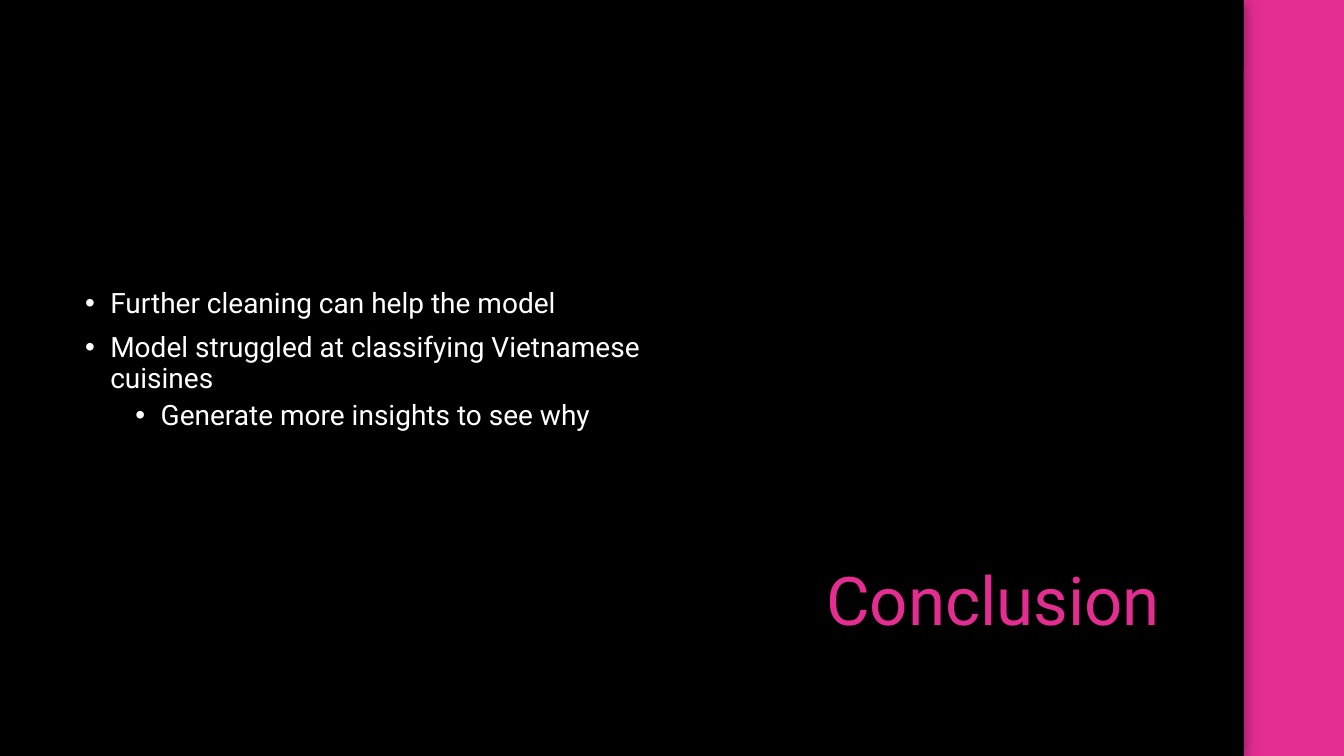
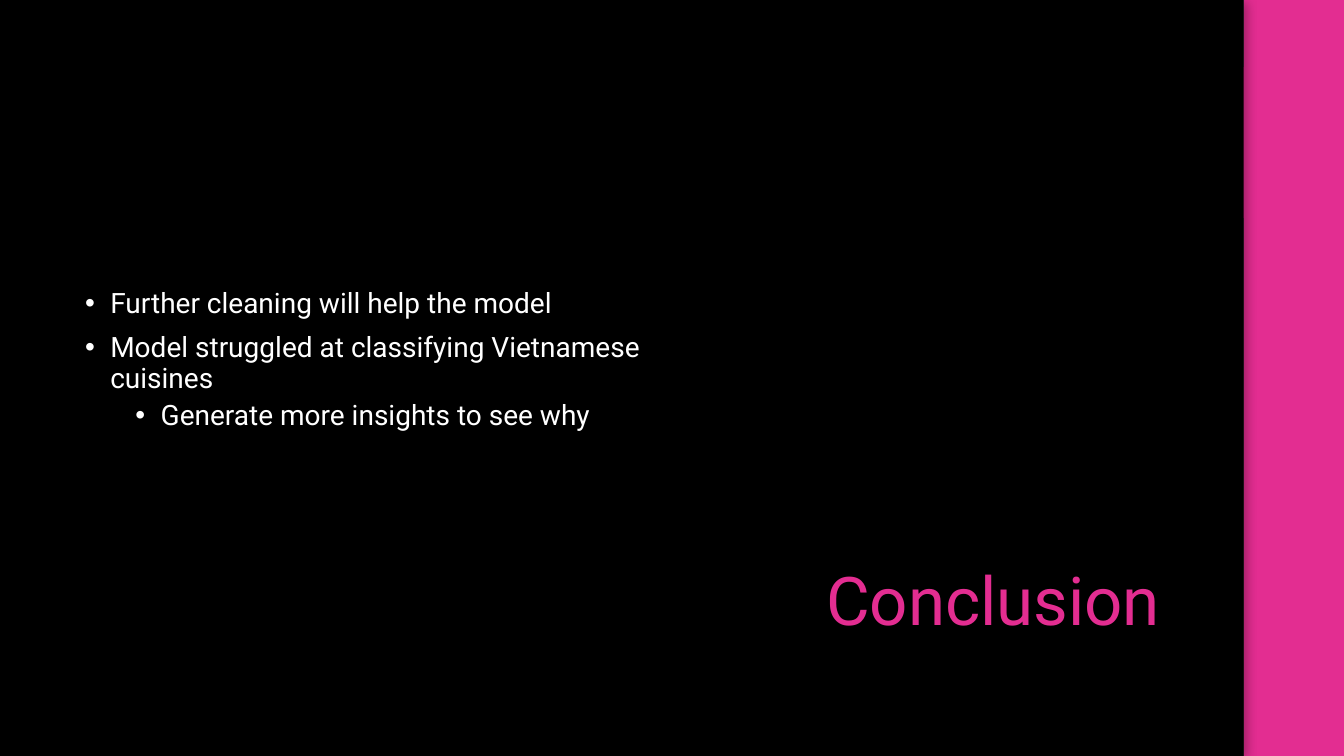
Before and after one commit to aamoeji04/Cuisine_Classification_Capstone, a slide deck: slide 8 of Cuisine_Classification.pptx. Drawn at 1344x756 pixels with LibreOffice and Linux fonts; fonts in the diff are those of the drawing; background and template pictures are left out. Boxes give left, top, right and bottom in pixels: in the first picture for what was removed or moved away, otherwise in the second. Text is boxed around its words. In the diff, an @@ line names an element or a change of style, - is before the commit and + after.

```diff
--- a/Cuisine_Classification.pptx
+++ b/Cuisine_Classification.pptx
@@ text at (110, 292, 552, 319): text changed @@
-• Further cleaning can help the model
+• Further cleaning will help the model
```
Also in this commit, not shown: 3 other slides changed, 4 other files.
